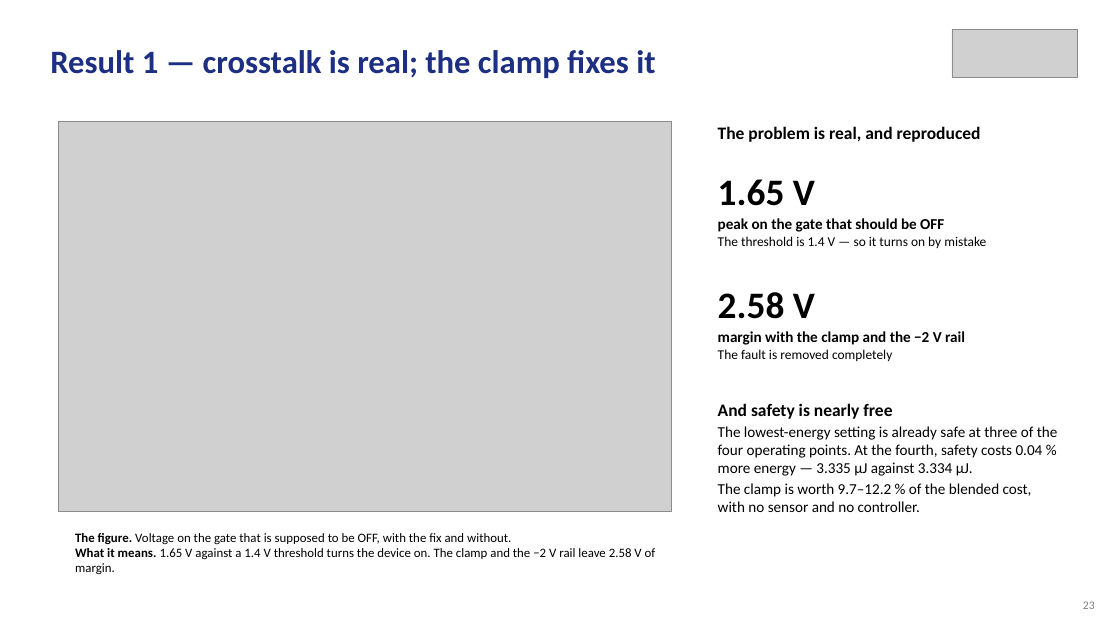
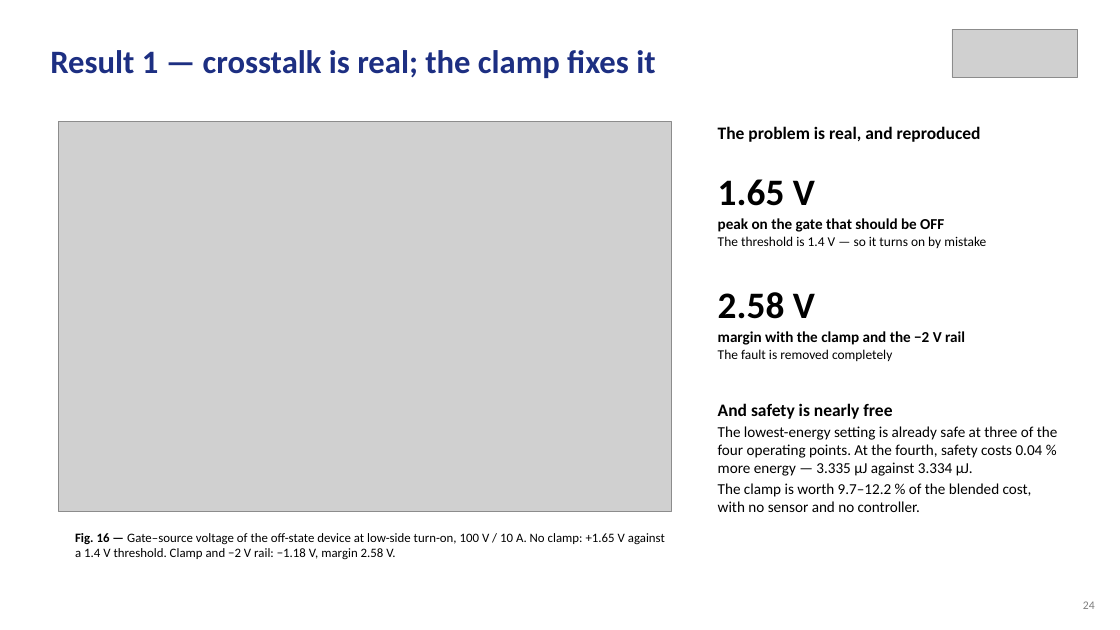
Before and after one commit to Amritha902/gan-driver, a slide deck: slide 24 of review/Review1_GaN_Segmented_Gate_Driver.pptx (slide 23 before the commit). Drawn at 1120x630 pixels with LibreOffice and Linux fonts; fonts in the diff are those of the drawing; grey boxes stand for pictures. Boxes give left, top, right and bottom in pixels: in the first picture for what was removed or moved away, otherwise in the second. Text is boxed around its words. In the diff, an @@ line names an element or a change of style, - is before the commit and + after.

```diff
--- a/review/Review1_GaN_Segmented_Gate_Driver.pptx
+++ b/review/Review1_GaN_Segmented_Gate_Driver.pptx
@@ text at (75, 533, 665, 559): text changed @@
-The figure. Voltage on the gate that is supposed to be OFF, with the fix and without.
-What it means. 1.65 V against a 1.4 V threshold turns the device on. The clamp and the −2 V rail leave 2.58 V of margin.
+Fig. 16 — Gate–source voltage of the off-state device at low-side turn-on, 100 V / 10 A. No clamp: +1.65 V against a 1.4 V threshold. Clamp and −2 V rail: −1.18 V, margin 2.58 V.
@@ text at (1083, 601, 1095, 609): text changed @@
-23
+24
```
Also in this commit, not shown: 24 other slides changed, 4 slides added, 3 slides removed, 16 other files.
